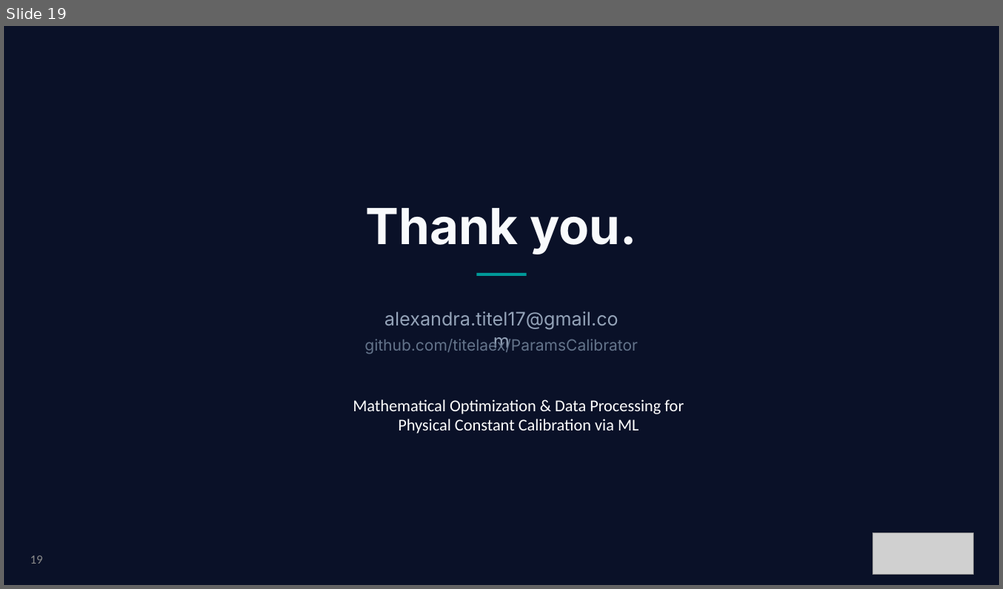
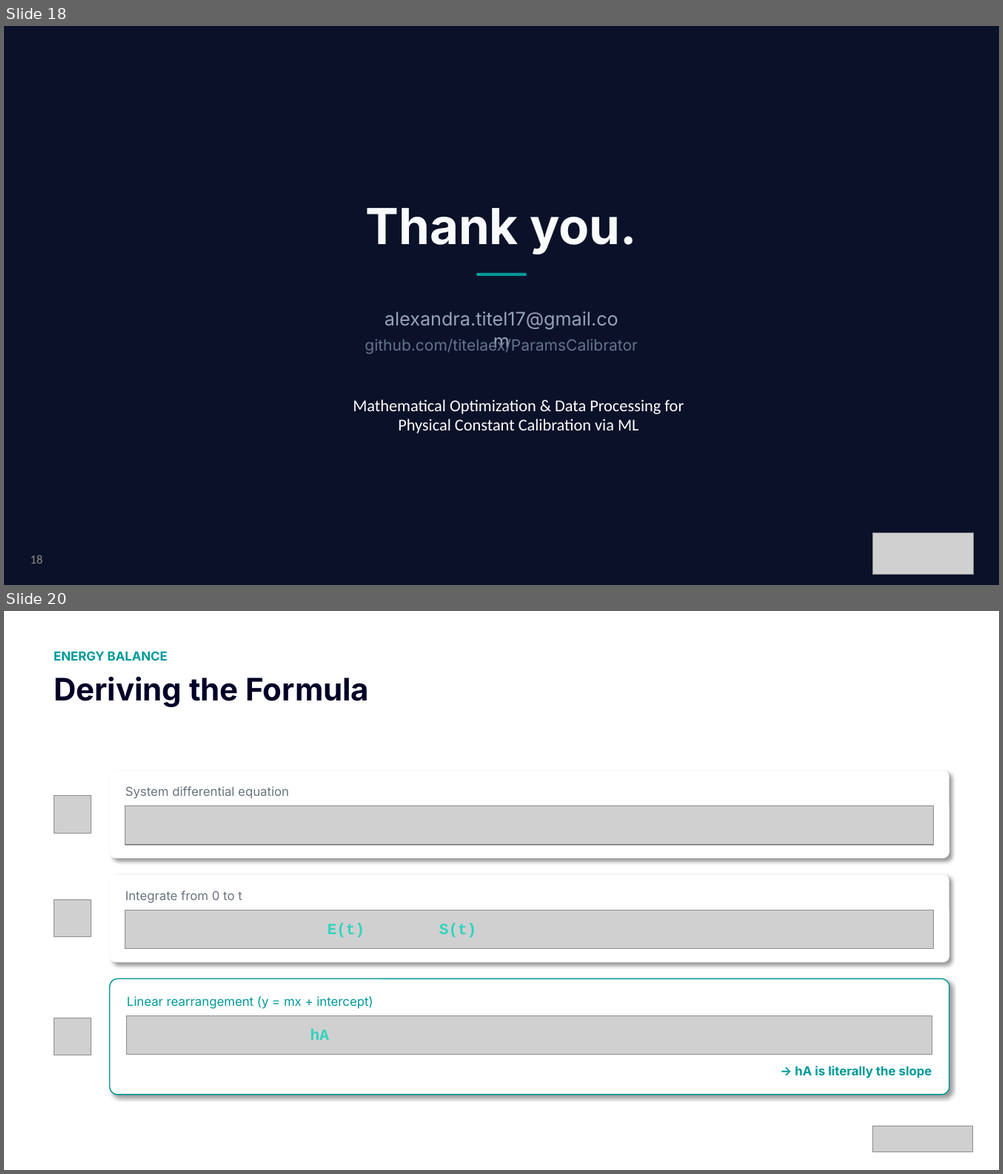
Before and after one commit to titelaex/ParamsCalibrator, a slide deck: docs/ParamsCalibrator Light Mode.pptx. Shown one above the other, each under a label of ours: slide 19 before the commit, slides 18 and 20 after it; the slides between them are not shown. The pictures are 1003x589 and 1003x1174 pixels, drawn with LibreOffice and Linux fonts; fonts in the diff are those of the drawing; grey boxes stand for pictures. Boxes give left, top, right and bottom in pixels: in the first picture for what was removed or moved away, otherwise in the second. Text is boxed around its words. In the diff, an @@ line names an element or a change of style, - is before the commit and + after.

```diff
--- a/docs/ParamsCalibrator Light Mode.pptx
+++ b/docs/ParamsCalibrator Light Mode.pptx
@@ slide 20 added at (4, 611, 999, 1170), background #FFFFFF @@
@@ text added at (54, 651, 168, 661), 12 pt, text #009999, bold @@
+ENERGY BALANCE
@@ text added at (54, 676, 369, 707), 30 pt, text #000028, bold @@
+Deriving the Formula
@@ rounded rectangle added at (110, 771, 949, 859), fill #FFFFFF @@
@@ text added at (125, 786, 289, 799), 12 pt, text #6B7280 @@
+System differential equation
@@ picture added at (54, 796, 91, 833) @@
@@ picture added at (125, 806, 933, 845) @@
@@ rounded rectangle added at (110, 875, 949, 963), fill #FFFFFF @@
@@ text added at (125, 891, 242, 903), 12 pt, text #6B7280 @@
+Integrate from 0 to t
@@ picture added at (54, 900, 91, 938) @@
@@ picture added at (125, 910, 933, 949) @@
@@ text added at (327, 923, 364, 938), 15 pt, text #2DD4BF, bold @@
+E(t)
@@ text added at (439, 923, 476, 938), 15 pt, text #2DD4BF, bold @@
+S(t)
@@ rounded rectangle added at (110, 979, 949, 1094), fill #FFFFFF, outline #009999 1 pt @@
@@ text added at (127, 997, 373, 1009), 12 pt, text #009999 @@
+Linear rearrangement (y = mx + intercept)
@@ picture added at (54, 1019, 91, 1056) @@
@@ picture added at (127, 1016, 932, 1055) @@
@@ text added at (310, 1029, 329, 1040), 15 pt, text #2DD4BF, bold @@
+hA
@@ text added at (794, 1066, 932, 1079), 12 pt, text #009999, bold @@
+→ hA is literally the slope
@@ picture added at (873, 1127, 973, 1153) @@
@@ what was slide 19 is now slide 18 @@
@@ page number at (30, 555, 42, 564): text changed @@
-19
+18
```
Also in this commit, not shown: 14 slides changed, 3 other slides added, 14 other files.
